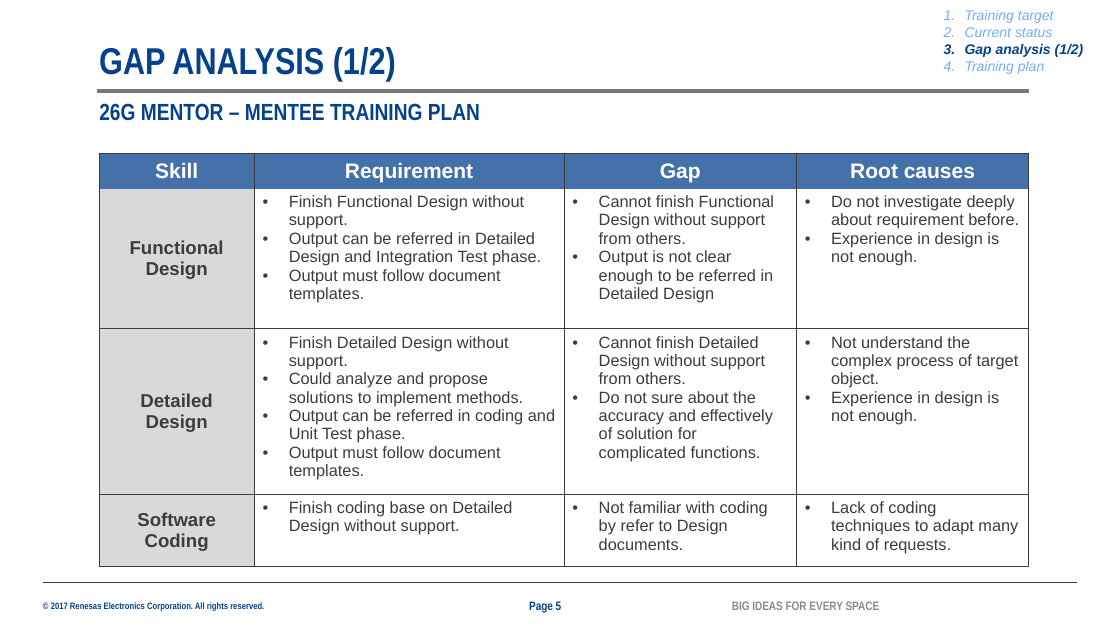
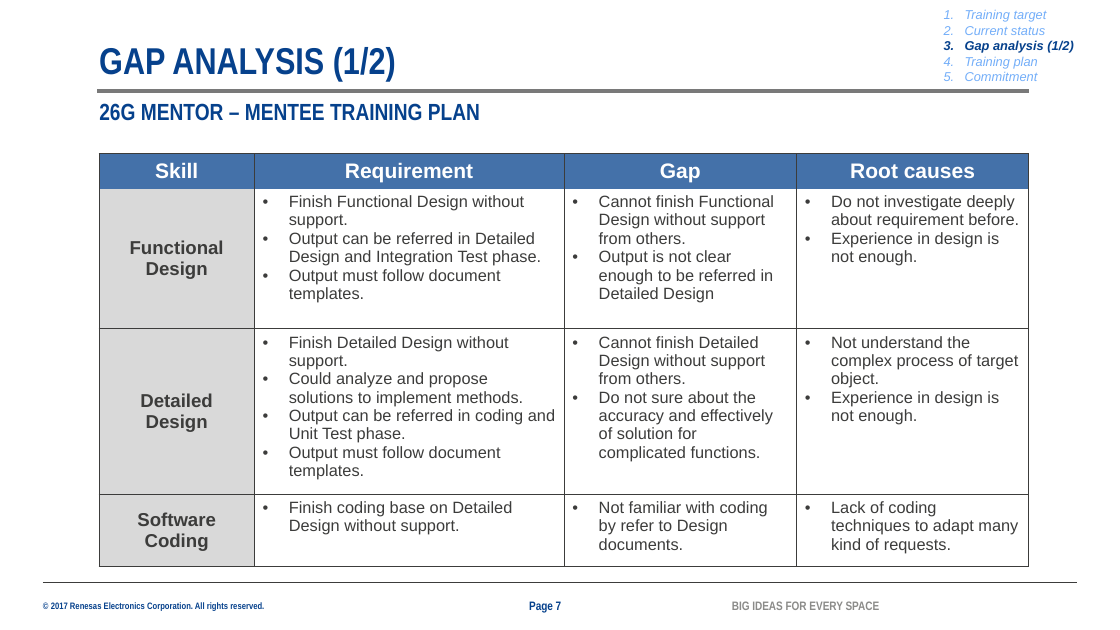
Before and after one commit to ttrunghieu201195/internaltool, a slide deck: slide 7 of [26G Mentor - Mentee][Nguyen Duong][2044].pptx (slide 5 before the commit). Drawn at 1120x630 pixels with LibreOffice and Linux fonts; fonts in the diff are those of the drawing; background and template pictures are left out. Boxes give left, top, right and bottom in pixels: in the first picture for what was removed or moved away, otherwise in the second. Text is boxed around its words. In the diff, an @@ line names an element or a change of style, - is before the commit and + after.

```diff
--- a/[26G Mentor - Mentee][Nguyen Duong][2044].pptx
+++ b/[26G Mentor - Mentee][Nguyen Duong][2044].pptx
@@ text at <box>965,10,1073,68</box>: size 12 to 11 pt in "Training target", "Current status", "Gap analysis (1/2)", "Training plan" @@
@@ text at <box>965,72,1038,81</box>: paragraph added @@
+5. Commitment
@@ text at <box>529,601,562,613</box>: text changed @@
-Page 5
+Page 7
```
Also in this commit, not shown: 7 other slides changed, 3 slides added.
